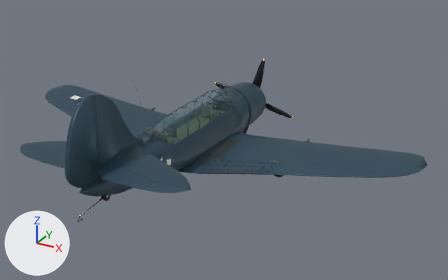
An edit to the glTF model assets/aircraft/sb2c-4-helldiver/generated/model.glb, drawn before and after from the same camera.
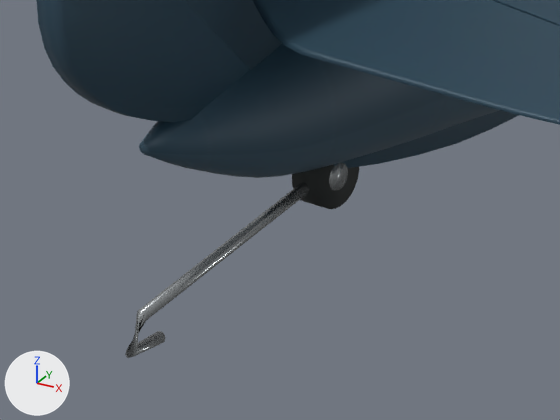
Each version is shown whole from a 50 mm lens placed at (10.38, -16.12, 8.61), pointed at (1.25, 0.49, 0.3), then close up on the part from 13% to 31% of the width and 61% to 82% of the height. Every picture has the same lights, and +X, +Y and +Z are marked at lower left. The first two pictures are the older version. Where no turn or scale is listed for an object, it has been applied to the vertices. Vertices at exactly the same position are counted once.

Names of what the first close-up shows: 'aircraft.root.mesh', 'arrestor.hook.mesh', 'control.elevator.starboard.mesh', 'control.rudder.mesh', 'gear.tail.mesh'.
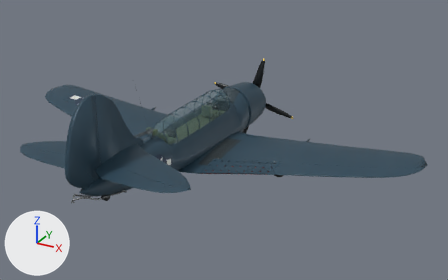
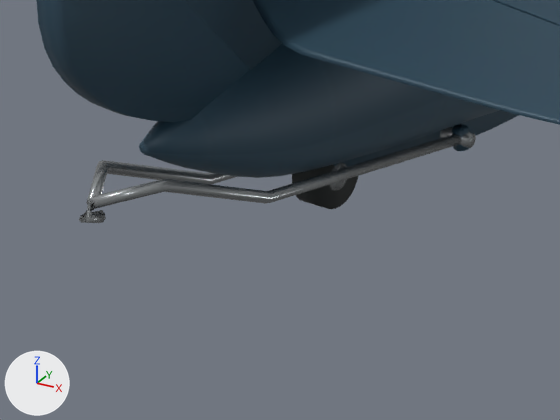
Changed parts and their boxes [x1, y1, x2, y2] in the close-ups (560 x 420 px):
```json
{"object": "arrestor.hook.mesh", "change": "reshaped", "before": [125, 182, 309, 358], "after": [79, 127, 476, 223]}
{"part": 1, "of": "me_arrestor_hook", "change": "deleted", "before": [125, 182, 309, 358]}
{"part": 2, "of": "me_arrestor_hook", "change": "added", "after": [79, 127, 476, 223]}
```

Scene script edits in JSON lines:
```json
{"block": "me_arrestor_hook", "where": "# used by ob_arrestor_hook_mesh; location = (0.0, 0.0, 0.0)"}
{"op": "remove", "block": "me_arrestor_hook", "code": "me_arrestor_hook.from_pydata(...)  # 32 vertices, 60 faces; spans x -0.025..0.025, y -5.387..-4.023, z -0.144..0.146"}
{"op": "add", "block": "me_arrestor_hook", "code": "me_arrestor_hook.from_pydata(...)  # 120 vertices, 224 faces; spans x -0.2..0.2, y -5.551..-3.456, z -0.053..0.635"}
{"block": "me_arrestor_hook", "change": "me_arrestor_hook part 1: the whole mesh is rebuilt"}
{"block": "me_arrestor_hook", "change": "me_arrestor_hook part 2"}
{"block": "me_arrestor_hook", "change": "98 vertices are added at x -0.2..0.175, y -5.551..-3.456, z -0.053..0.635"}
{"block": "me_arrestor_hook", "change": "16 new vertices lie (0.4, 0.0, 0.0) away from vertices in x -0.2, y -3.52..-3.456, z -0.053..0.011"}
{"block": "me_arrestor_hook", "change": "6 new vertices lie (0.0, 1.21, -0.308) away from vertices in x -0.168..0.168, y -4.704..-4.702, z 0.263..0.27"}
{"block": "me_arrestor_hook", "change": "224 new faces join them"}
```
